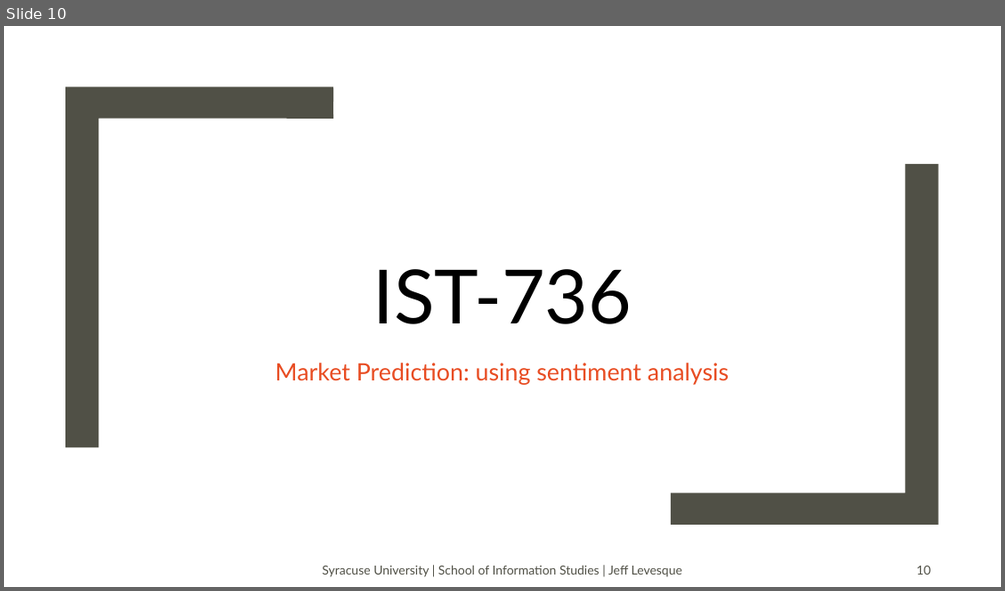
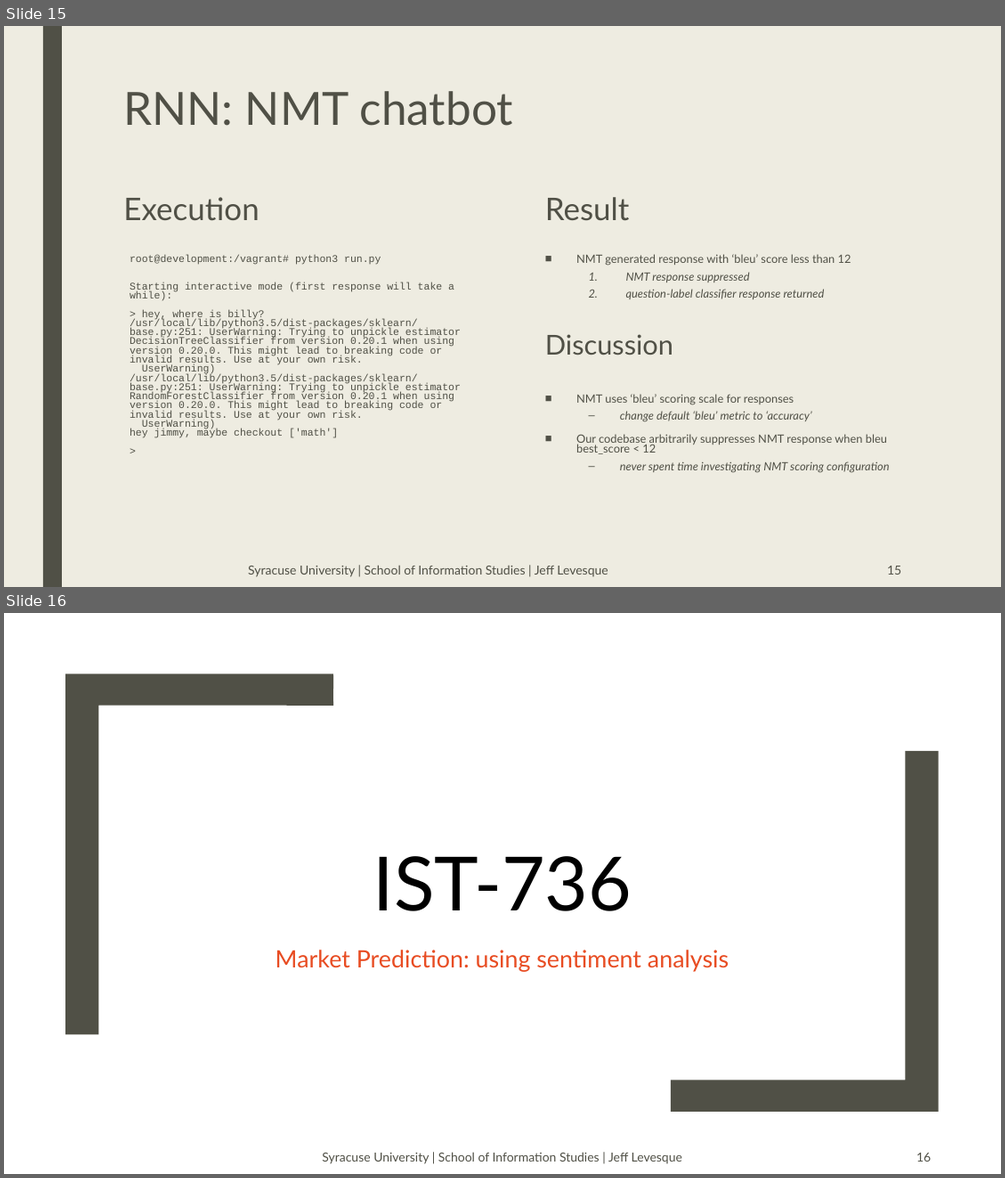
Before and after one commit to jeff1evesque/ist-exit-portfolio, a slide deck: presentation.pptx. Shown one above the other, each under a label of ours: slide 10 before the commit, slides 15 and 16 after it. The pictures are 1005x591 and 1005x1178 pixels, drawn with LibreOffice and Linux fonts; fonts in the diff are those of the drawing; background and template pictures are left out. Boxes give left, top, right and bottom in pixels: in the first picture for what was removed or moved away, otherwise in the second. Text is boxed around its words. In the diff, an @@ line names an element or a change of style, - is before the commit and + after.

Commit message:
#12: presentation.pptx, add 'ist-664' slides

```diff
--- a/presentation.pptx
+++ b/presentation.pptx
@@ slide 15 added at (4, 26, 1001, 587), background #EEECE1 @@
@@ rectangle added at (43, 26, 62, 587), fill #505046 @@
@@ title added at (123, 91, 514, 126), 44 pt, text #505046 @@
+RNN: NMT chatbot
@@ text added at (123, 197, 259, 221), 30 pt, text #505046 @@
+Execution
@@ text added at (545, 197, 630, 221), 30 pt, text #505046 @@
+Result
@@ text added at (129, 255, 461, 438), 9.9 pt, text #505046 @@
+root@development:/vagrant# python3 run.py
+Starting interactive mode (first response will take a while):
+> hey, where is billy?
+/usr/local/lib/python3.5/dist-packages/sklearn/base.py:251: UserWarning: Trying to unpickle estimator DecisionTreeClassifier from version 0.20.1 when using version 0.20.0. This might lead to breaking code or invalid results. Use at your own risk.
+UserWarning)
+/usr/local/lib/python3.5/dist-packages/sklearn/base.py:251: UserWarning: Trying to unpickle estimator RandomForestClassifier from version 0.20.1 when using version 0.20.0. This might lead to breaking code or invalid results. Use at your own risk.
+UserWarning)
+hey jimmy, maybe checkout ['math']
+>
@@ text added at (545, 254, 889, 473), 11 pt, text #505046 @@
+■ NMT generated response with ‘bleu’ score less than 12
+  1. NMT response suppressed
+  2. question-label classifier response returned
+Discussion
+■ NMT uses ‘bleu’ scoring scale for responses
+  – change default ‘bleu’ metric to ‘accuracy’
+■ Our codebase arbitrarily suppresses NMT response when bleu best_score < 12
+  – never spent time investigating NMT scoring configuration
@@ text added at (248, 564, 607, 577), 12 pt, text #505046 @@
+Syracuse University | School of Information Studies | Jeff Levesque
@@ page number added at (887, 565, 901, 574), 12 pt, text #505046 @@
+15
@@ what was slide 10 is now slide 16 @@
@@ page number at (916, 1152, 930, 1161): text changed @@
-10
+16
```
Also in this commit, not shown: 5 other slides added.
